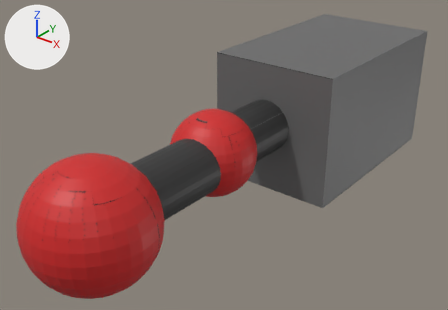
An edit to the FBX model Resources/Left_arm_walk/Left_arm_walk.fbx, drawn before and after from the same camera.
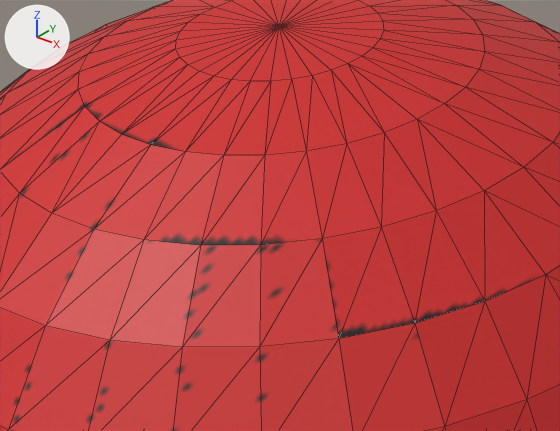
The first picture shows the older version from a camera (50 mm lens) standing at (20.3, -3.3, 46.5) and looking at (-5.6, 29.1, 26.4). The close-ups show both versions on the part from 10% to 28% of the width and 51% to 71% of the height of that picture; other places that the commit changed are outside them. Every picture has the same lights, and +X, +Y and +Z are marked at upper left. The close-ups show mesh edges as thin lines. Where no turn or scale is listed for an object, it has been applied to the vertices.

In view in the first close-up: '右腕power'.
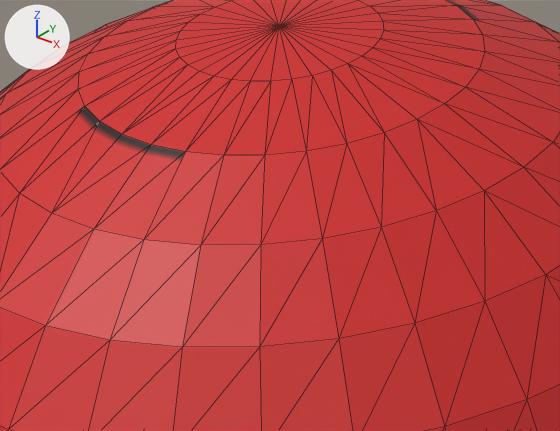
The newer file is also turned or shifted as a whole; pictures and numbers use the older file's frame.

Edits to the bpy script that builds the scene:
```text
Change mat_マテリアル:
    mat_マテリアル.texture: img_left_arm_png -> img_left_arm_png  # not seen -> with its transparency
Change me_円柱_001:
    where me_円柱_001.from_pydata(...)  # 1120 vertices, 2216 faces; spans x -4.7..5.3, y -18.4..22.5, z -5.3..4.7
    used by ob_右腕power; location = (-4.07, 29.429, 28.222)
    me_円柱_001 part 1: 1469 kept faces spanning x -4.7..5.3, y -18.4..22.5, z -5.3..4.7 get new texture (UV) coordinates
```

Boxes (x1, y1, x2, y2) around the edits, measured in the close-ups (560 x 431 px):
'右腕power', surface changed: (8, 0, 547, 431) in both
